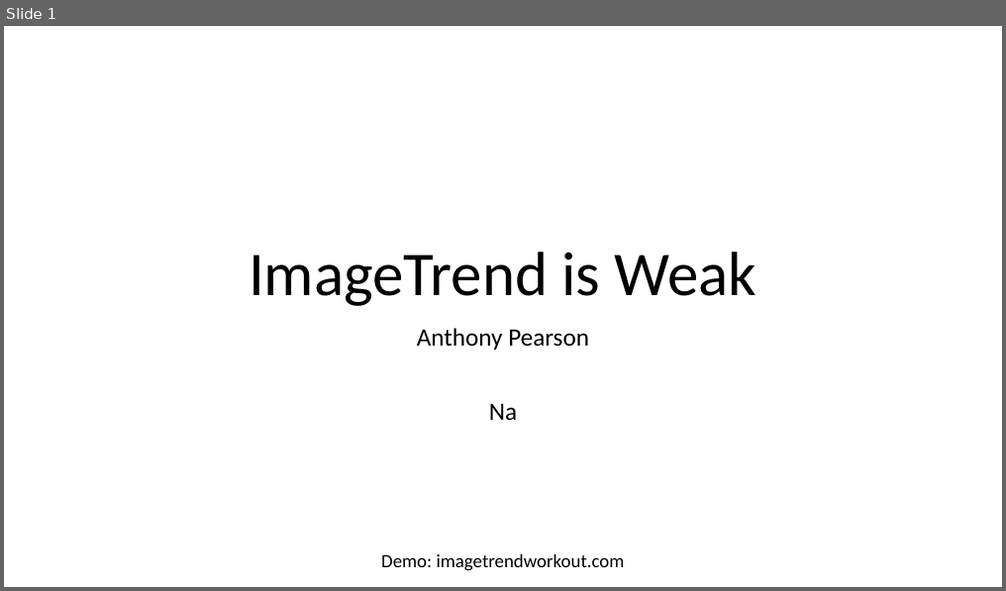
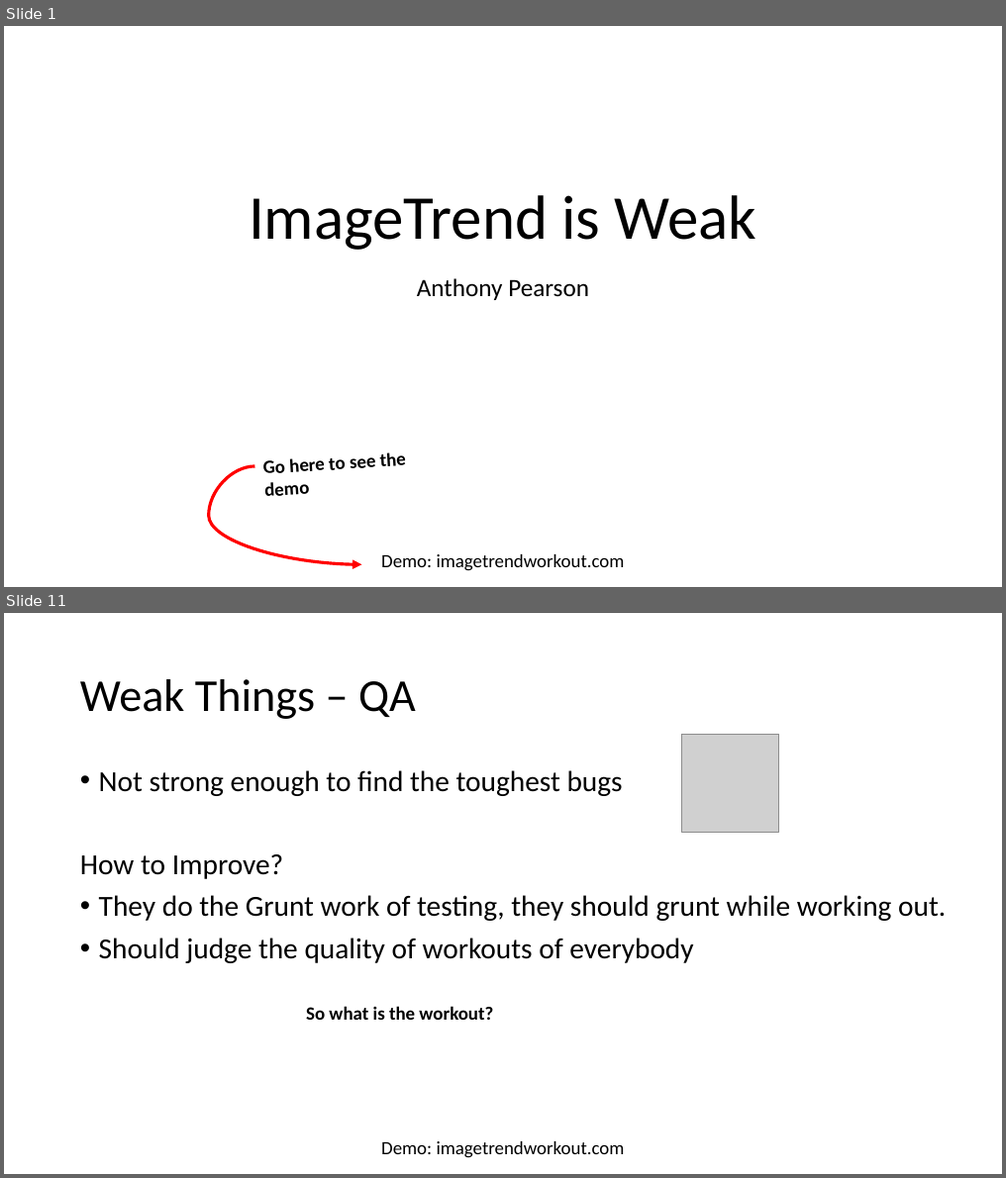
Before and after one commit to ajgoldenwings/imagetrendworkout, a slide deck: Presentation.pptx. Shown one above the other, each under a label of ours: slide 1 before the commit, slides 1 and 11 after it; the slides between them are not shown. The pictures are 1006x591 and 1006x1178 pixels, drawn with LibreOffice and Linux fonts; fonts in the diff are those of the drawing; grey boxes stand for pictures. Boxes give left, top, right and bottom in pixels: in the first picture for what was removed or moved away, otherwise in the second. Text is boxed around its words. In the diff, an @@ line names an element or a change of style, - is before the commit and + after.

```diff
--- a/Presentation.pptx
+++ b/Presentation.pptx
@@ slide 11 added at box(4, 613, 1002, 1174), background #FFFFFF; not listed: 1 template element that a slide beside it also shows @@
@@ title added at box(80, 679, 416, 719), 44 pt, text #000000 @@
+Weak Things – QA
@@ picture added at box(682, 734, 779, 832) @@
@@ text added at box(80, 770, 945, 963), 28 pt, text #000000 @@
+• Not strong enough to find the toughest bugs
+How to Improve?
+• They do the Grunt work of testing, they should grunt while working out.
+• Should judge the quality of workouts of everybody
@@ text added at box(306, 1006, 493, 1020), 18 pt, text #000000, bold @@
+So what is the workout?
@@ slide 1 changed as well @@
@@ title "ImageTrend is Weak": place and size @@
-title "ImageTrend is Weak" at box(249, 252, 757, 306)
+title "ImageTrend is Weak" at box(249, 195, 757, 250)
@@ subtitle "Anthony Pearson": place and size @@
-subtitle "Anthony Pearson" at box(417, 328, 589, 421)
+subtitle "Anthony Pearson" at box(417, 278, 589, 300)
@@ subtitle at box(489, 403, 517, 421): paragraph removed @@
-Na
@@ curved arrow added from (254, 467) to (361, 565), #FF0000 3 pt @@
@@ text added at box(263, 453, 406, 496), 18 pt, text #000000, bold @@
+Go here to see the demo
```
Also in this commit, not shown: 13 other slides added, 1 other file.
